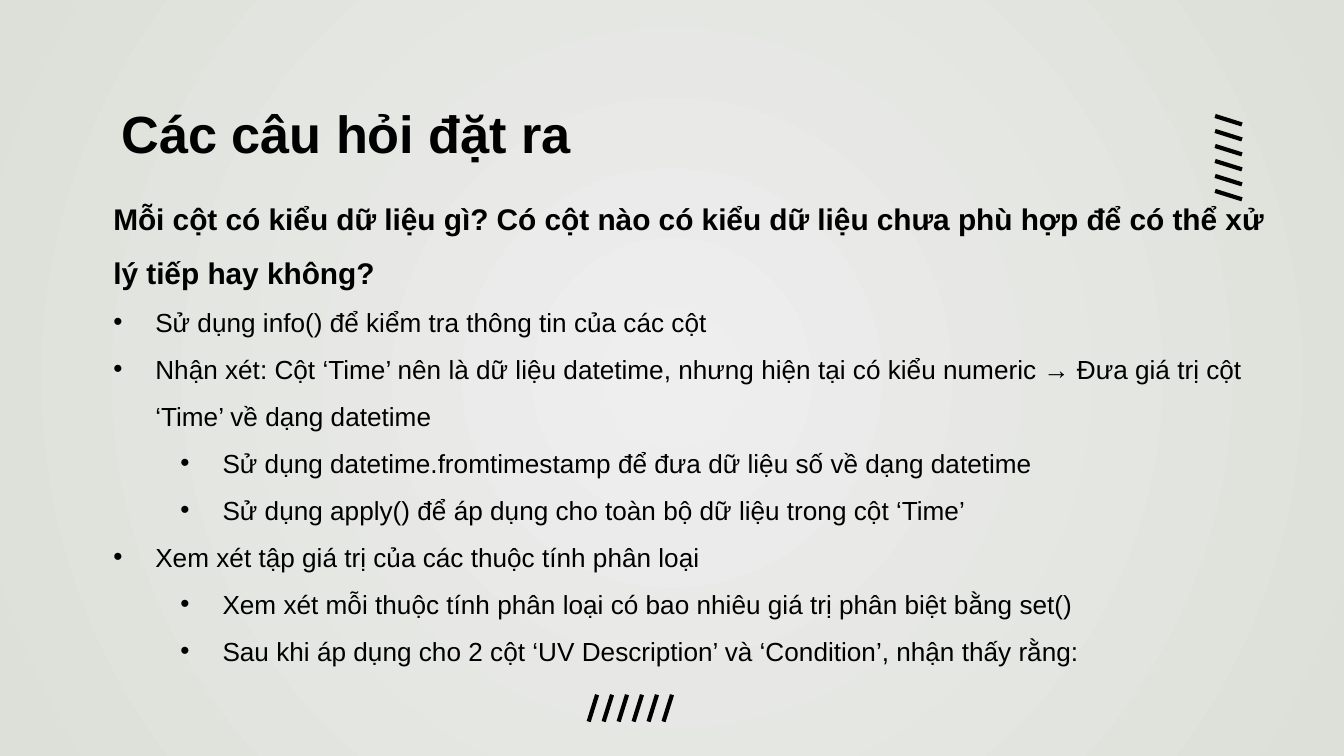
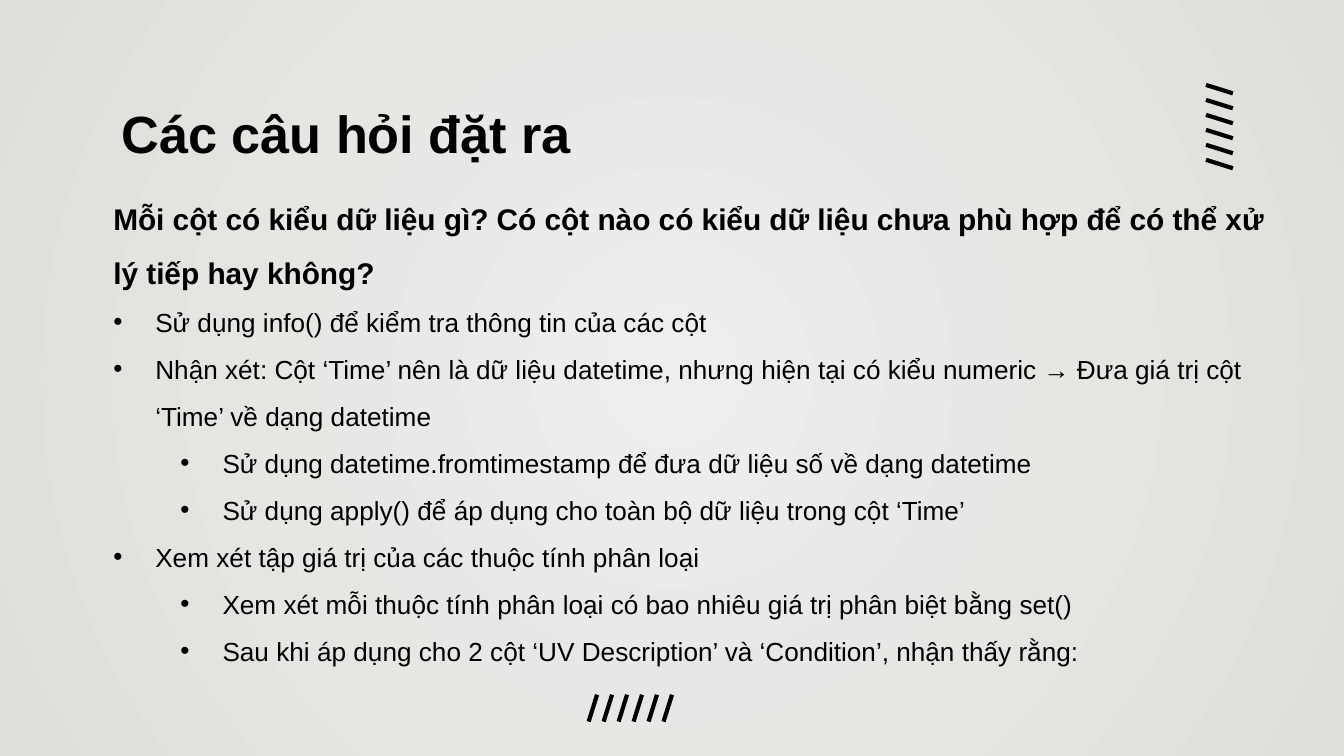
Before and after one commit to duongtanton/NP-KHDL-Gr9, a slide deck: slide 18 of group09.pptx. Drawn at 1344x756 pixels with LibreOffice and Linux fonts; fonts in the diff are those of the drawing. Boxes give left, top, right and bottom in pixels: in the first picture for what was removed or moved away, otherwise in the second. Text is boxed around its words. In the diff, an @@ line names an element or a change of style, - is before the commit and + after.

```diff
--- a/group09.pptx
+++ b/group09.pptx
@@ 6 lines: place and size @@
-6 lines at box(1215, 116, 1242, 199)
+6 lines at box(1206, 85, 1232, 168)
```
Also in this commit, not shown: 3 other slides changed.
